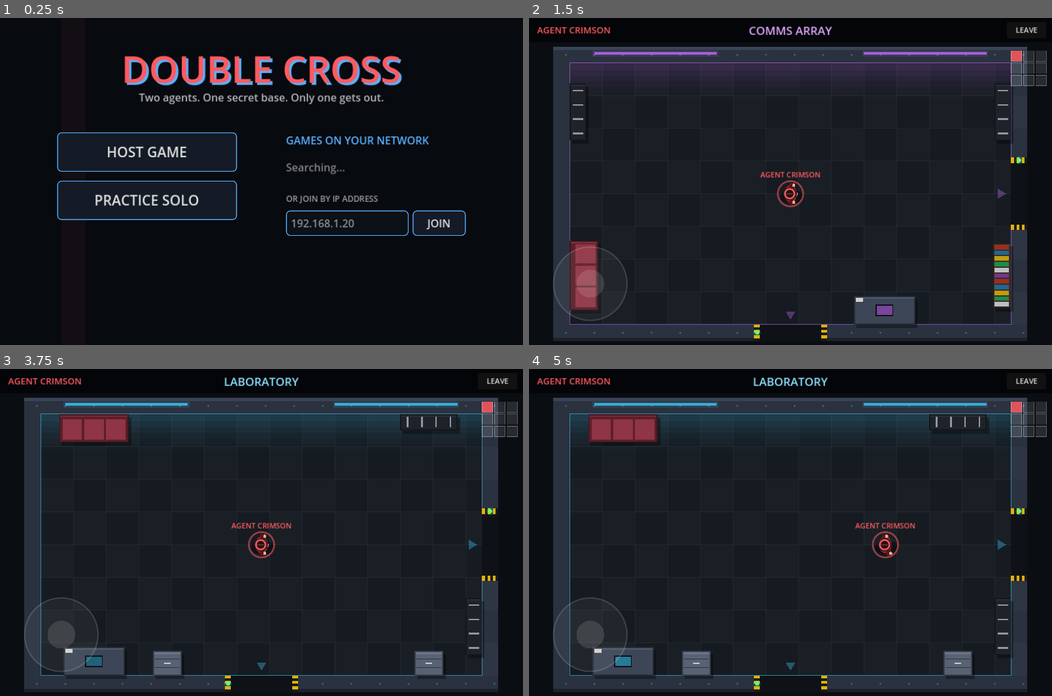
Above: before the commit, frames 1-4 (two rows, left to right).
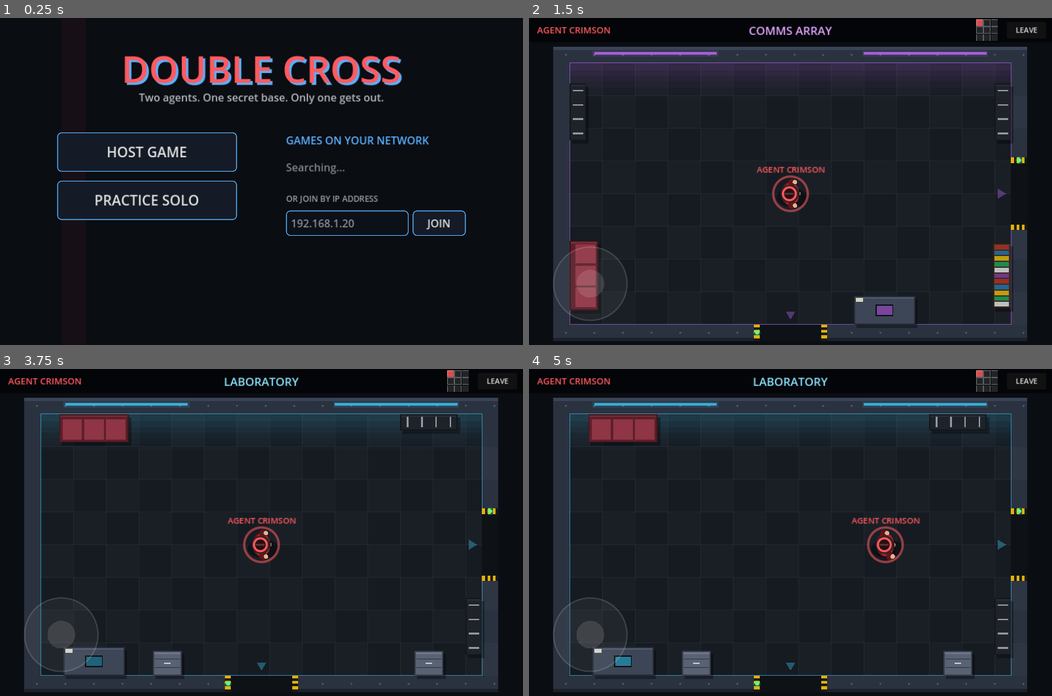
Above: after the commit, the same moments.

Repository: petherin/doublecross
Game: Godot game, scene res://scenes/main.tscn
The game is run twice, just before and just after one commit, with the same random seed, the same clock (stepped at 60 frames per second) and the same inputs.
Inputs (mouse positions are in pixels of both pictures, inside the frame that each line leads up to):
- Up to frame 1 (0.25 s): no input
- Up to frame 2 (1.5 s): click (874, 224) at 0.52 s; type "12" at 0.6 s; click "PRACTICE SOLO" at 1.25 s
- Up to frame 3 (3.75 s): click "LEAVE" at 2 s; click (345, 575) at 2.77 s; type "12" at 2.85 s; click "PRACTICE SOLO" at 3.5 s
- Up to frame 4 (5 s): tap Enter at 4.25 s; move the mouse to (905, 516) at 4.27 s; hold Right (ui_right) from 4.28 s (still down); click (905, 516) at 4.42 s

The runs differ from the first frame. In frame 2, 1.6% of the frame differs, in the area x 43-99%, y 0-60%; in frame 3, 1.6%; in frame 4, 1.7%, in the area x 61-99%, y 0-60%.

Commit message:
Bigger agents, minimap in top bar; verified LAN sync between two instances
Co-Authored-By: Claude Opus 5.5 <noreply@anthropic.com>
Claude-Session: https://claude.ai/code/session_01P74PWHFE1RDNVbPBsrf3EN

Diff:
--- a/scripts/agent.gd
+++ b/scripts/agent.gd
@@ -6,7 +6,9 @@
 
 const World = preload("res://scripts/world.gd")
 const SPEED := 340.0
-const RADIUS := 22.0
+const RADIUS := 30.0
+## Drawing is authored at radius 22 and scaled up to the collision size.
+const ART_SCALE := RADIUS / 22.0
 const SEND_RATE := 1.0 / 20.0
 
 var world: World
@@ -32,6 +34,7 @@
 	is_local = p_local
 	position = World.ROOM.get_center()
 	_target = position
+	scale = Vector2.ONE * ART_SCALE
 	display_name = style["name"]
 	coat = style["coat"]
 	hat = style["hat"]
@@ -179,6 +182,6 @@
 	# Name tag above the head (not rotated)
 	draw_set_transform(Vector2.ZERO, 0.0, Vector2.ONE)
 	var font := ThemeDB.fallback_font
-	var size := 18
+	var size := 15
 	var w := font.get_string_size(display_name, HORIZONTAL_ALIGNMENT_LEFT, -1, size).x
-	draw_string(font, Vector2(-w / 2, -40), display_name, HORIZONTAL_ALIGNMENT_LEFT, -1, size, accent)
+	draw_string(font, Vector2(-w / 2, -38), display_name, HORIZONTAL_ALIGNMENT_LEFT, -1, size, accent)
--- a/scripts/hud.gd
+++ b/scripts/hud.gd
@@ -51,8 +51,8 @@
 	add_child(leave)
 
 	_minimap = Control.new()
-	_minimap.position = Vector2(1180, 80)
-	_minimap.size = Vector2(86, 86)
+	_minimap.position = Vector2(1095, 4)
+	_minimap.size = Vector2(56, 56)
 	_minimap.mouse_filter = Control.MOUSE_FILTER_IGNORE
 	_minimap.draw.connect(_draw_minimap)
 	add_child(_minimap)
@@ -75,8 +75,8 @@
 
 
 func _draw_minimap() -> void:
-	var cell := 26.0
-	var pad := 4.0
+	var cell := 16.0
+	var pad := 2.0
 	for y in World.ROWS:
 		for x in World.COLS:
 			var r := Rect2(x * (cell + pad), y * (cell + pad), cell, cell)
--- a/scripts/menu.gd
+++ b/scripts/menu.gd
@@ -14,7 +14,6 @@
 
 func _ready() -> void:
 	set_anchors_preset(Control.PRESET_FULL_RECT)
-	size = Vector2(1280, 800)
 	theme = _make_theme()
 
 	var title := Label.new()
